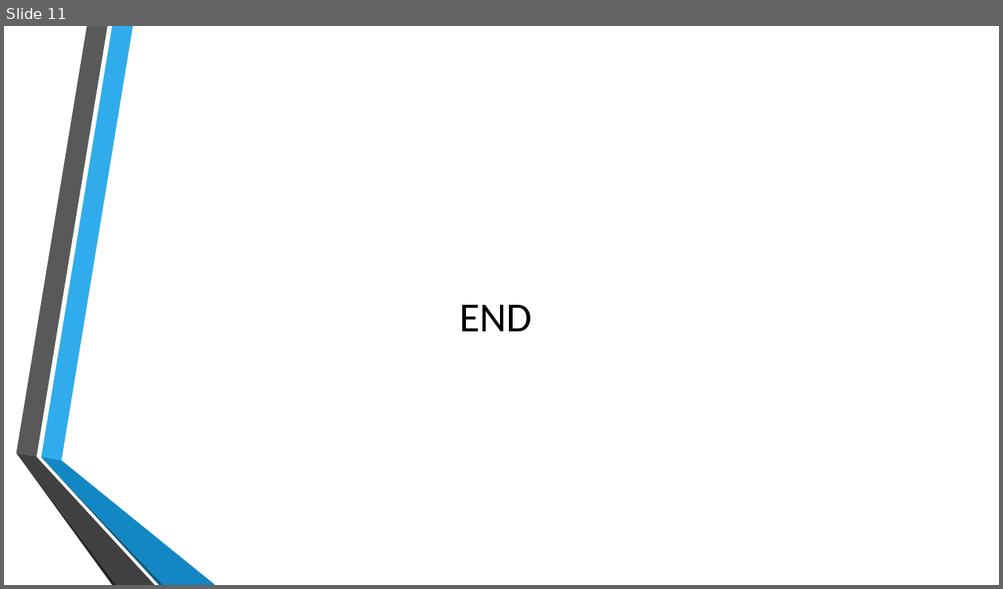
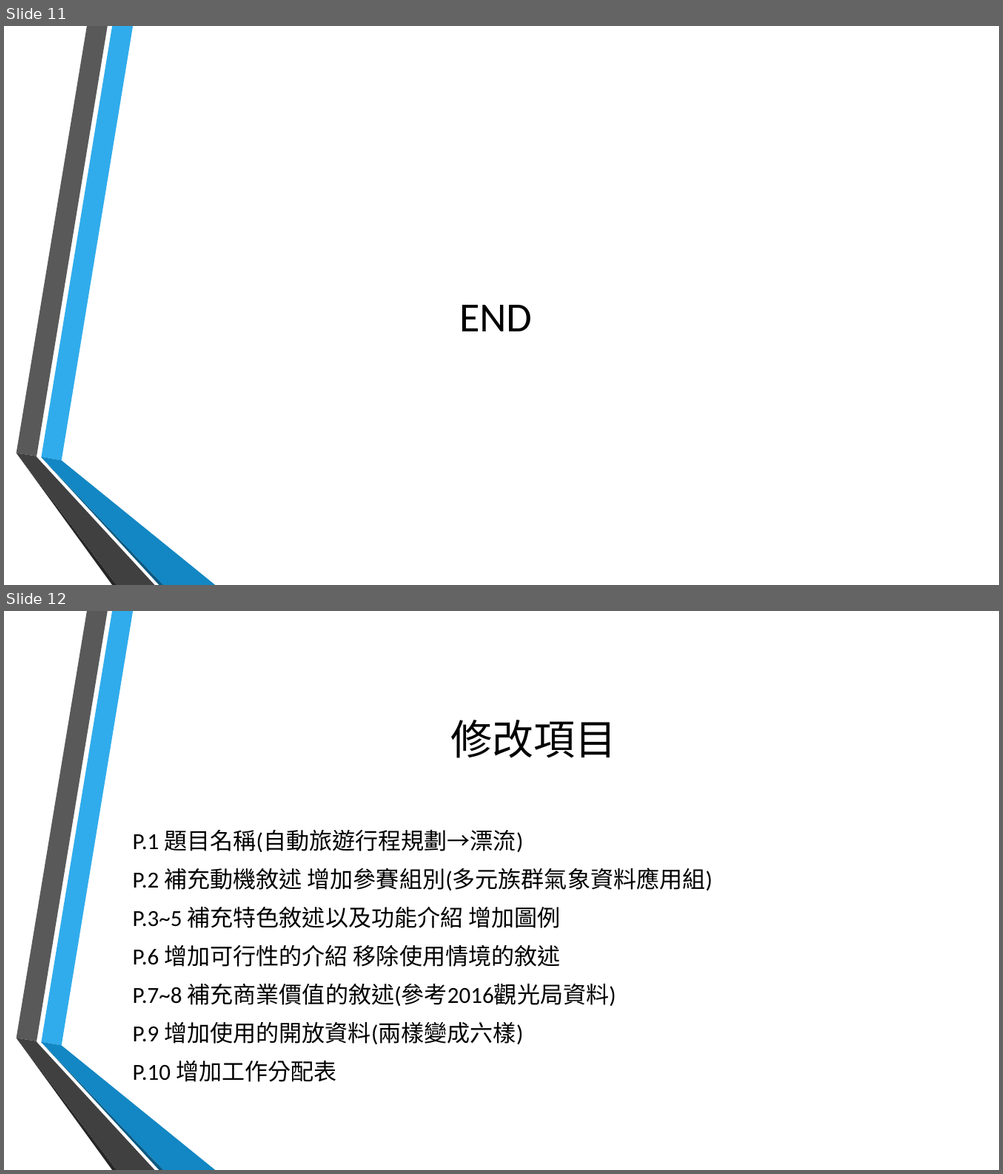
Before and after one commit to ntust-csie-islab/107-CC-homework1, a slide deck: M10607512/M10607512_HW1.pptx. Shown one above the other, each under a label of ours: slide 11 before the commit, slides 11 and 12 after it. The pictures are 1003x589 and 1003x1174 pixels, drawn with LibreOffice and Linux fonts; fonts in the diff are those of the drawing; background and template pictures are left out. Boxes give left, top, right and bottom in pixels: in the first picture for what was removed or moved away, otherwise in the second. Text is boxed around its words. In the diff, an @@ line names an element or a change of style, - is before the commit and + after.

```diff
--- a/M10607512/M10607512_HW1.pptx
+++ b/M10607512/M10607512_HW1.pptx
@@ slide 12 added at [4, 611, 999, 1170], background picture (left out); not listed: 6 template elements that a slide beside it also shows @@
@@ title added at [451, 720, 617, 758], 40 pt, text #000000 @@
+修改項目
@@ text added at [133, 830, 712, 1082], 22.2 pt, text #000000 @@
+P.1 題目名稱(自動旅遊行程規劃→漂流)
+P.2 補充動機敘述 增加參賽組別(多元族群氣象資料應用組)
+P.3~5 補充特色敘述以及功能介紹 增加圖例
+P.6 增加可行性的介紹 移除使用情境的敘述
+P.7~8 補充商業價值的敘述(參考2016觀光局資料)
+P.9 增加使用的開放資料(兩樣變成六樣)
+P.10 增加工作分配表
```
